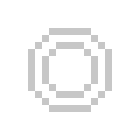
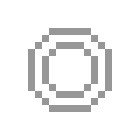
Before/after of a 140 x 140 layered artwork. What changed in the layer stack:
painted on "Layer 6" over [28, 28, 112, 112]
